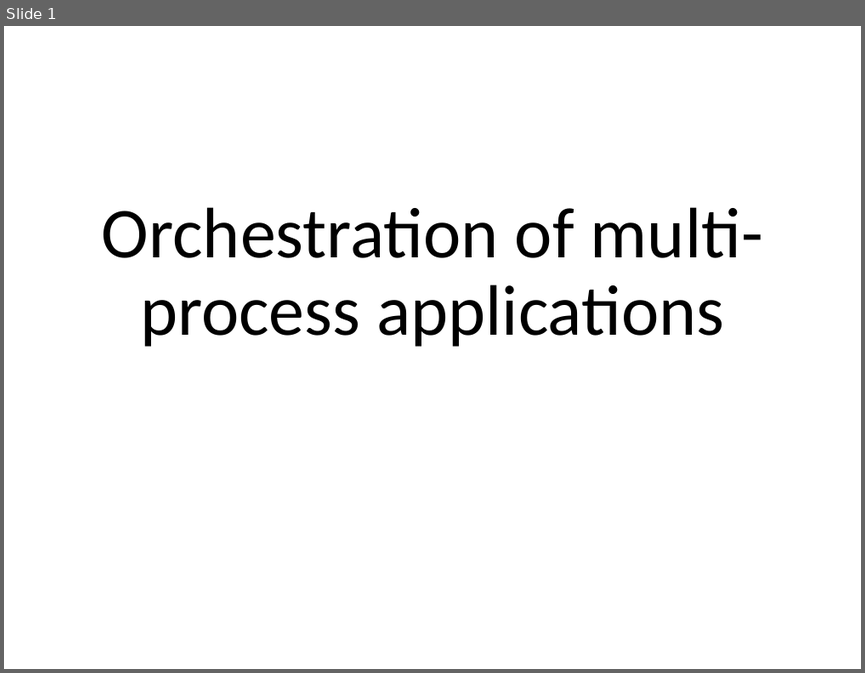
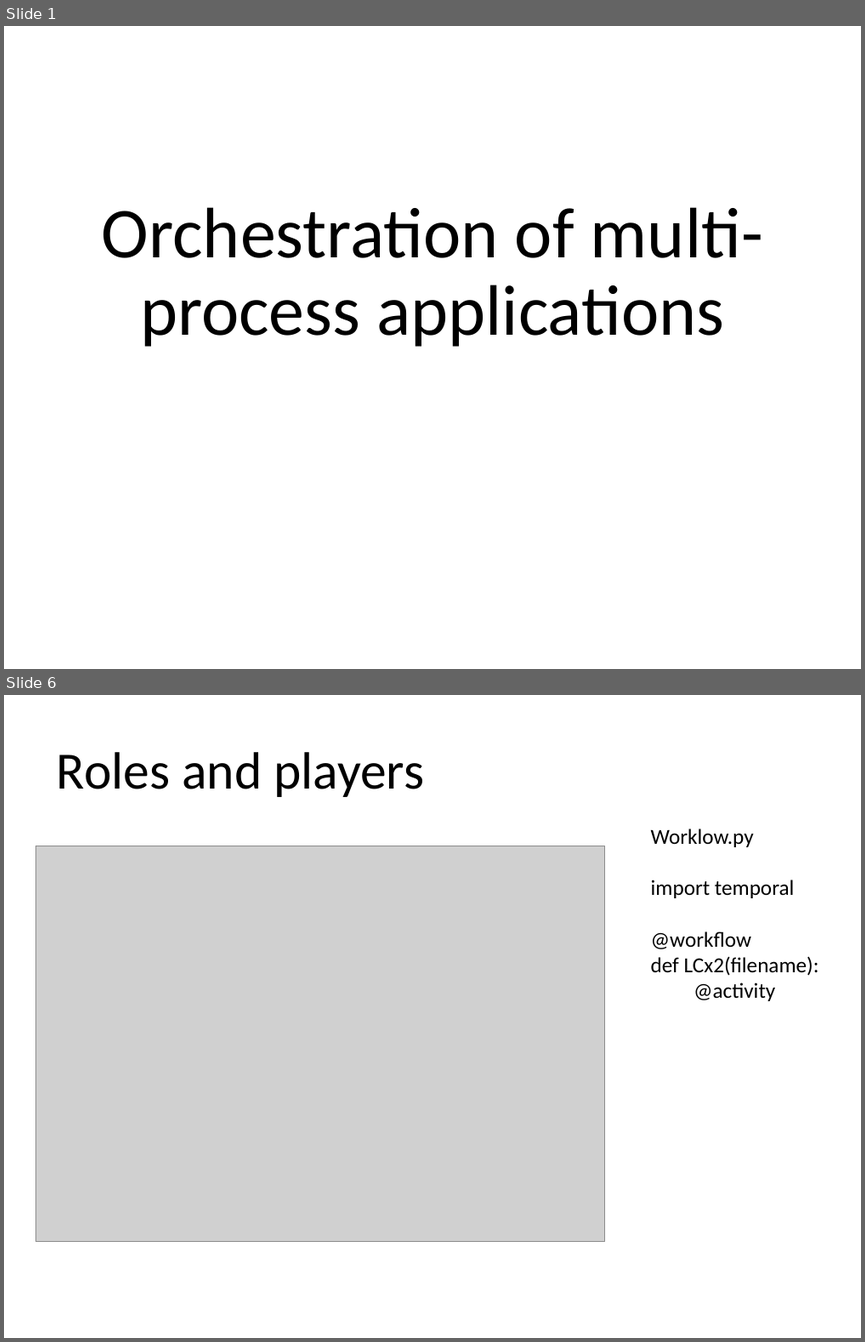
Before and after one commit to zconsult/am_temporal, a slide deck: Temporal.pptx. Shown one above the other, each under a label of ours: slide 1 before the commit, slides 1 and 6 after it; the slides between them are not shown. The pictures are 865x673 and 865x1342 pixels, drawn with LibreOffice and Linux fonts; fonts in the diff are those of the drawing; grey boxes stand for pictures. Boxes give left, top, right and bottom in pixels: in the first picture for what was removed or moved away, otherwise in the second. Text is boxed around its words. In the diff, an @@ line names an element or a change of style, - is before the commit and + after.

```diff
--- a/Temporal.pptx
+++ b/Temporal.pptx
@@ slide 6 added at <box>4,695,861,1338</box>, background #FFFFFF @@
@@ title added at <box>57,752,424,797</box>, 44 pt, text #000000 @@
+Roles and players
@@ picture added at <box>36,845,606,1241</box> @@
@@ text added at <box>651,828,819,1001</box>, 18 pt, text #000000 @@
+Worklow.py
+import temporal
+@workflow
+def LCx2(filename):
+@activity
```
Also in this commit, not shown: 4 slides changed, 2 other slides added, 1 other file.
